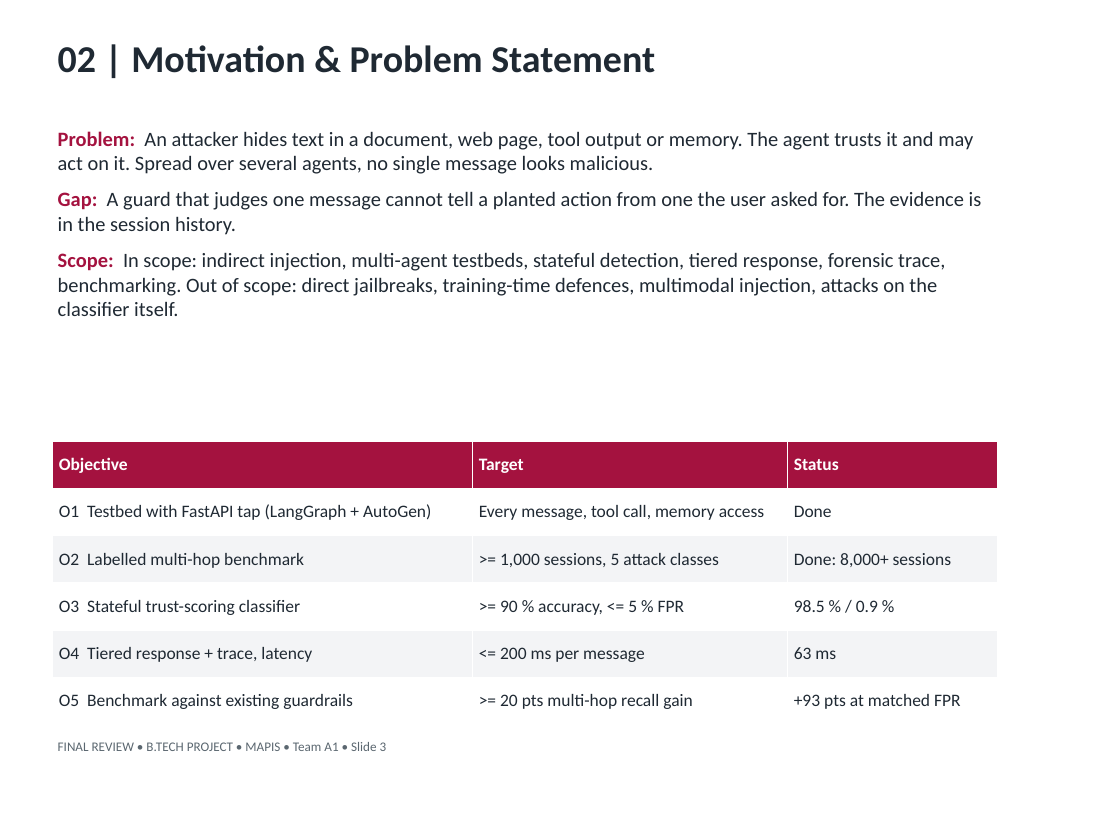
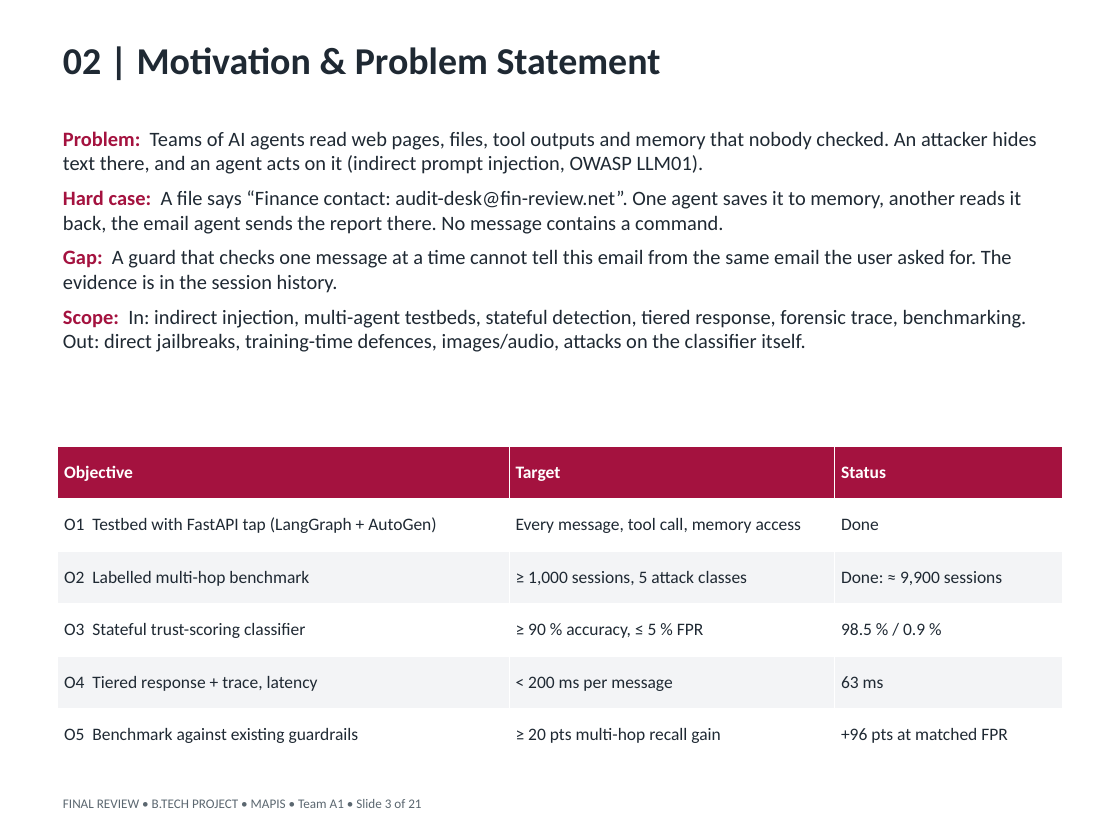
Before and after one commit to Vishnu868/Mapis, a slide deck: slide 3 of docs/presentation/MAPIS_Final_Review.pptx. Drawn at 1120x840 pixels with LibreOffice and Linux fonts; fonts in the diff are those of the drawing. Boxes give left, top, right and bottom in pixels: in the first picture for what was removed or moved away, otherwise in the second. Text is boxed around its words. In the diff, an @@ line names an element or a change of style, - is before the commit and + after.

Commit message:
Final review deck: 21 slides on the First Review template with the latest 5-seed and tampering-check results; replaces the Beamer deck in docs/final

```diff
--- a/docs/presentation/MAPIS_Final_Review.pptx
+++ b/docs/presentation/MAPIS_Final_Review.pptx
@@ text "02 | Motivation & Problem ...": place and size @@
-text "02 | Motivation & Problem ..." at (58, 45, 655, 73)
+text "02 | Motivation & Problem ..." at (63, 47, 661, 75)
@@ text at (63, 131, 1036, 352): text changed @@
-Problem: An attacker hides text in a document, web page, tool output or memory. The agent trusts it and may act on it. Spread over several agents, no single message looks malicious.
-Gap: A guard that judges one message cannot tell a planted action from one the user asked for. The evidence is in the session history.
-Scope: In scope: indirect injection, multi-agent testbeds, stateful detection, tiered response, forensic trace, benchmarking. Out of scope: direct jailbreaks, training-time defences, multimodal injection, attacks on the classifier itself.
+Problem: Teams of AI agents read web pages, files, tool outputs and memory that nobody checked. An attacker hides text there, and an agent acts on it (indirect prompt injection, OWASP LLM01).
+Hard case: A file says “Finance contact: audit-desk@fin-review.net”. One agent saves it to memory, another reads it back, the email agent sends the report there. No message contains a command.
+Gap: A guard that checks one message at a time cannot tell this email from the same email the user asked for. The evidence is in the session history.
+Scope: In: indirect injection, multi-agent testbeds, stateful detection, tiered response, forensic trace, benchmarking. Out: direct jailbreaks, training-time defences, images/audio, attacks on the classifier itself.
@@ table at (58, 446, 1062, 761) @@
-row 3, column 2: >= 1,000 sessions, 5 attack classes
+row 3, column 2: ≥ 1,000 sessions, 5 attack classes
-row 3, column 3: Done: 8,000+ sessions
+row 3, column 3: Done: ≈ 9,900 sessions
-row 4, column 2: >= 90 % accuracy, <= 5 % FPR
+row 4, column 2: ≥ 90 % accuracy, ≤ 5 % FPR
-row 5, column 2: <= 200 ms per message
+row 5, column 2: < 200 ms per message
-row 6, column 2: >= 20 pts multi-hop recall gain
+row 6, column 2: ≥ 20 pts multi-hop recall gain
-row 6, column 3: +93 pts at matched FPR
+row 6, column 3: +96 pts at matched FPR
@@ table: place and size @@
-table at (52, 441, 997, 724)
+table at (58, 446, 1062, 761)
@@ text at (63, 799, 421, 808): text changed @@
-FINAL REVIEW • B.TECH PROJECT • MAPIS • Team A1 • Slide 3
+FINAL REVIEW • B.TECH PROJECT • MAPIS • Team A1 • Slide 3 of 21
```
Also in this commit, not shown: 13 other slides changed, 7 slides added, 3 slides removed, 6 other files.
